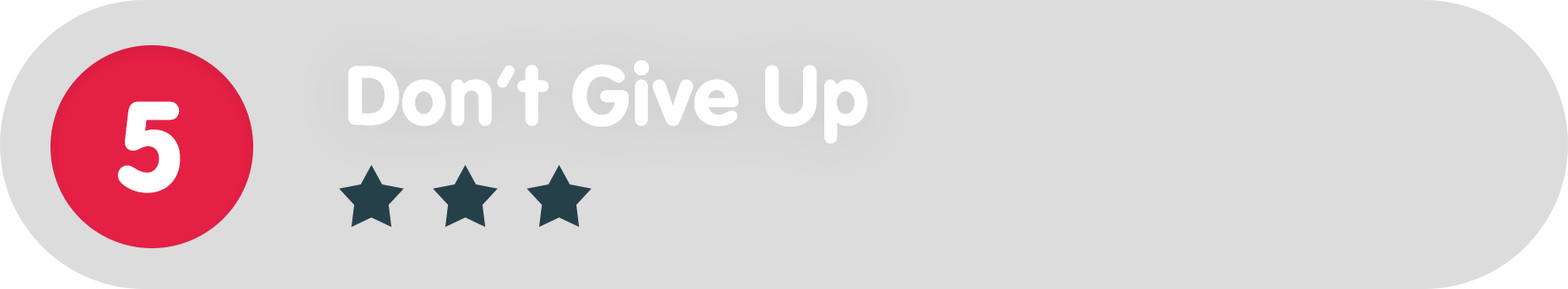
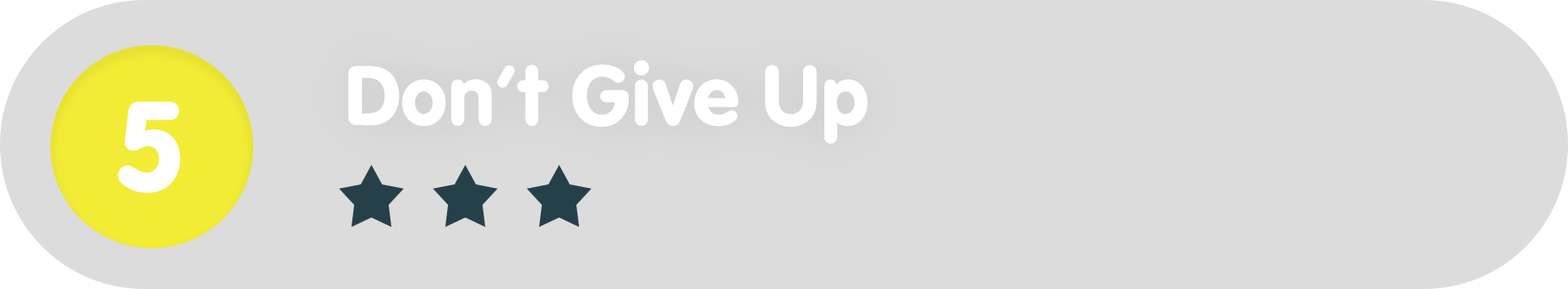
Revision of a layered 1568×289 image; what changed, layer by layer:
painted on "Ellipse_green" over [50, 45, 254, 248]
